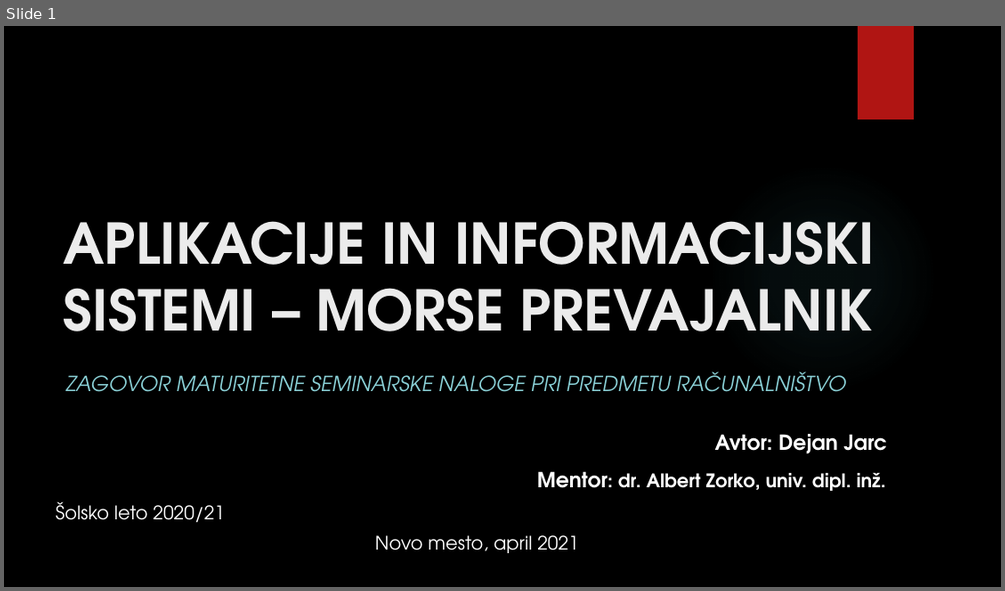
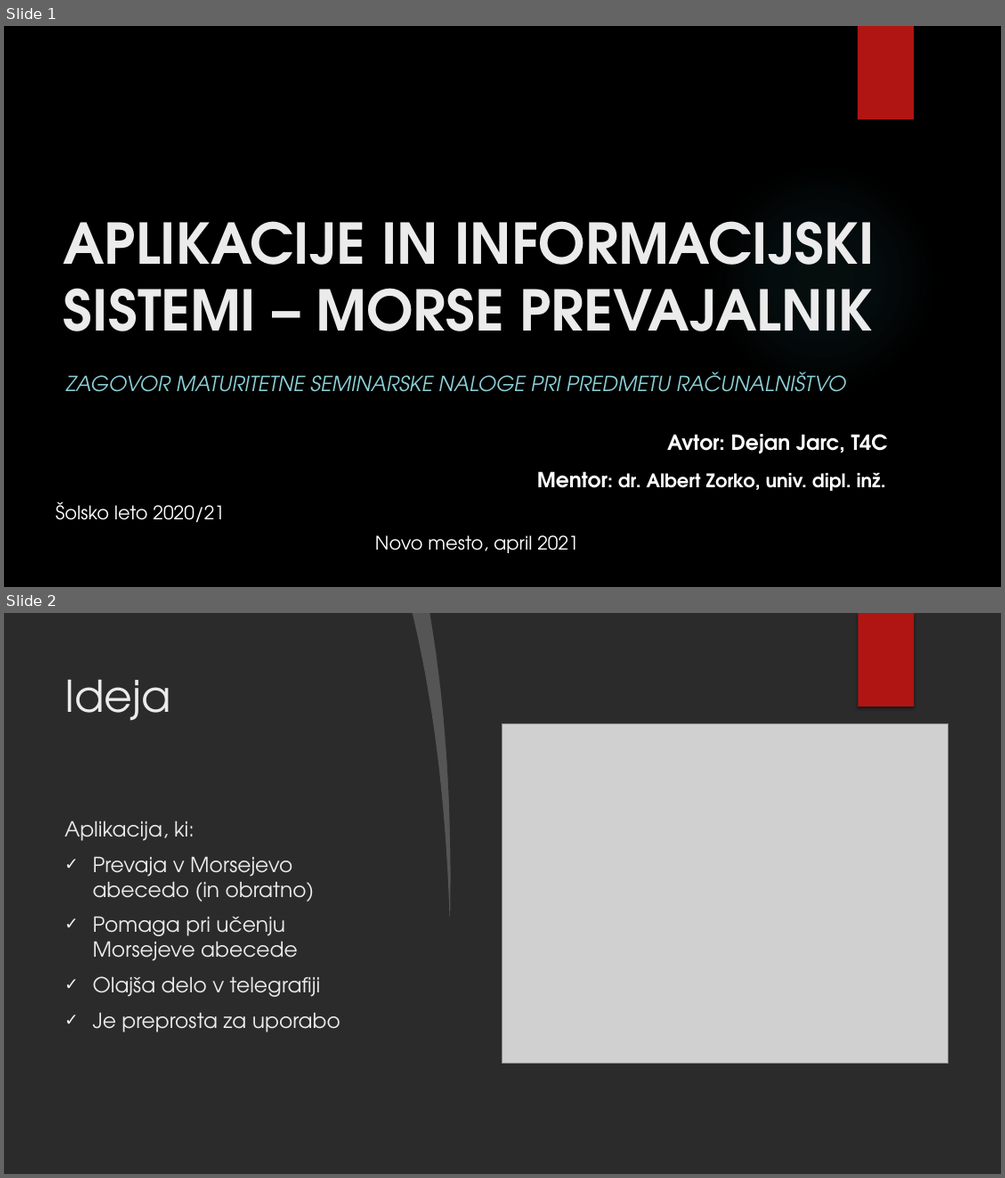
Before and after one commit to MrSlick01/MorsePrevajalnik, a slide deck: ZagovorSeminarske_JarcDejan.pptx. Shown one above the other, each under a label of ours: slide 1 before the commit, slides 1 and 2 after it. The pictures are 1005x591 and 1005x1178 pixels, drawn with LibreOffice and Linux fonts; fonts in the diff are those of the drawing; grey boxes stand for pictures; background and template pictures are left out; a plain dark background stands for a picture behind light text. Boxes give left, top, right and bottom in pixels: in the first picture for what was removed or moved away, otherwise in the second. Text is boxed around its words. In the diff, an @@ line names an element or a change of style, - is before the commit and + after.

```diff
--- a/ZagovorSeminarske_JarcDejan.pptx
+++ b/ZagovorSeminarske_JarcDejan.pptx
@@ slide 2 added at (x1=4, y1=613, x2=1001, y2=1174), background picture (left out); not listed: 1 template element that a slide beside it also shows @@
@@ freeform shape added at (x1=413, y1=613, x2=458, y2=916), fill #FFFFFF at 20% opacity @@
@@ freeform shape added at (x1=429, y1=613, x2=1001, y2=1174), fill #FFFFFF @@
@@ rectangle added at (x1=858, y1=613, x2=914, y2=706), fill #B01513 @@
@@ title added at (x1=65, y1=679, x2=171, y2=721), 42 pt, text #EBEBEB @@
+Ideja
@@ picture added at (x1=502, y1=723, x2=947, y2=1063) @@
@@ text added at (x1=65, y1=820, x2=340, y2=1032), 20 pt, text #EBEBEB @@
+Aplikacija, ki:
+✓ Prevaja v Morsejevo abecedo (in obratno)
+✓ Pomaga pri učenju Morsejeve abecede
+✓ Olajša delo v telegrafiji
+✓ Je preprosta za uporabo
@@ slide 1 changed as well @@
@@ text at (x1=667, y1=434, x2=888, y2=454): text changed @@
-Avtor: Dejan Jarc
+Avtor: Dejan Jarc, T4C
```
Also in this commit, not shown: 3 other slides added, 1 slide removed.
